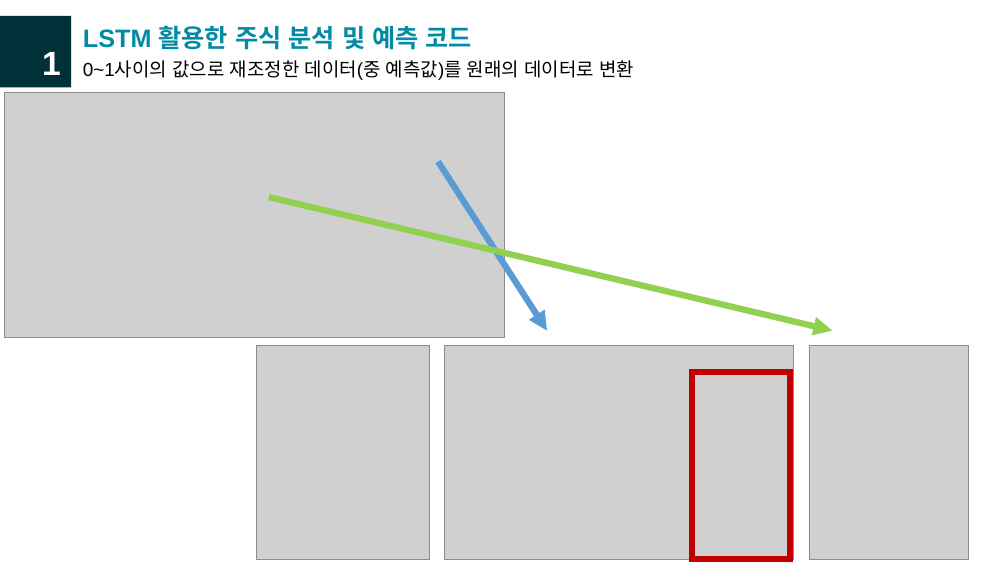
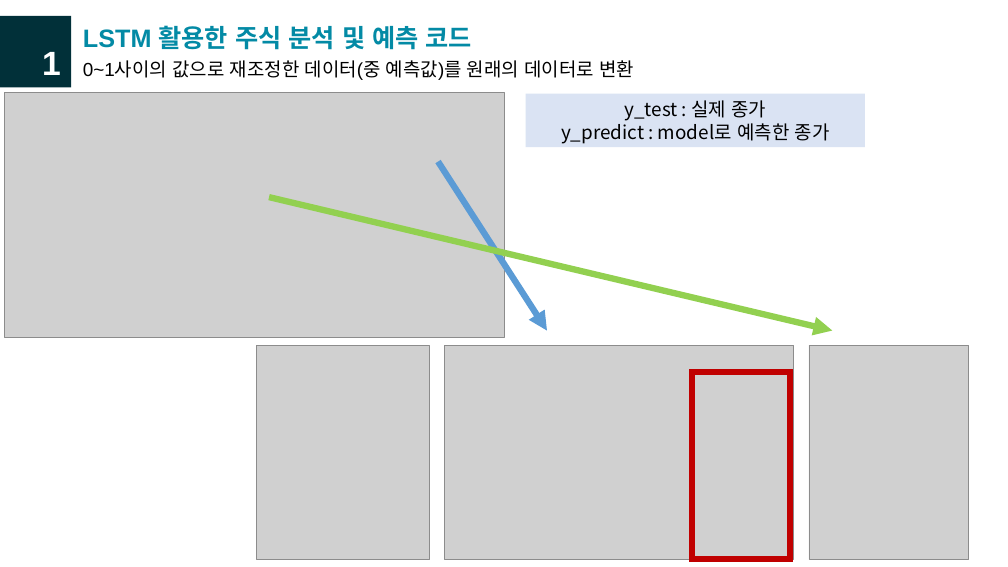
Before and after one commit to DeveloperHailie/lstm_stock-prediction, a slide deck: slide 8 of 코드 수정 과정(한이음 중간 발표 자료).pptx. Drawn at 1008x567 pixels with LibreOffice and Linux fonts; fonts in the diff are those of the drawing; grey boxes stand for pictures. Boxes give left, top, right and bottom in pixels: in the first picture for what was removed or moved away, otherwise in the second. Text is boxed around its words. In the diff, an @@ line names an element or a change of style, - is before the commit and + after.

```diff
--- a/코드 수정 과정(한이음 중간 발표 자료).pptx
+++ b/코드 수정 과정(한이음 중간 발표 자료).pptx
@@ rectangle added at bbox=[526, 94, 865, 147], fill #DAE3F3, 18 pt, text #000000 @@
+y_test : 실제 종가
+y_predict : model로 예측한 종가
```
Also in this commit, not shown: 2 other slides changed, 1 slide added, 1 slide removed, 1 other file.
